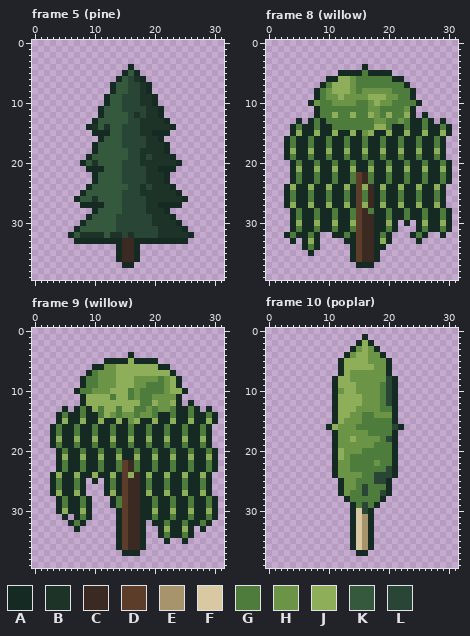
One commit to this pixel-art file: art/terrain/trees.aseprite. That is the earlier state.
32x40 pixels, 13 frames. Colours within 5 levels of each other are drawn and written as one. Shown: frame 5 (pine), frame 8 (willow), frame 9 (willow), frame 10 (poplar). The commit also changed other frames, which this record leaves out.
Palette (. is transparent): A #142a22  B #1e3328  C #3b2a22  D #5c3d2a  E #a8946c  F #d9c9a3  G #4e7c3d  H #6b9447  J #8fae5a  K #35593d  L #284536
And afterwards:
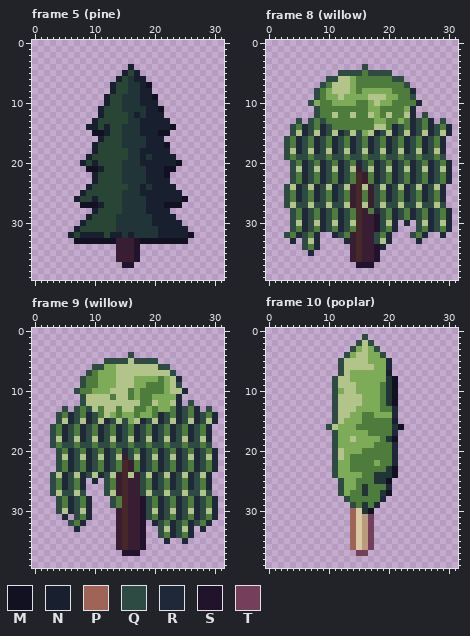
Colours new in this view: M #111122  N #181f2e  P #9f6357  Q #2d4a43  R #1f2838  S #22132c  T #733f5a
The exact change:
colour C: #3b2a22 -> #391d32
colour D: #5c3d2a -> #46282b
colour E: #a8946c -> #bc9a7d
colour H: #6b9447 -> #7eab58
colour J: #8fae5a -> #b2c489
colour K: #35593d -> #284536
colour L: #284536 -> #213538
Changed rows in their new state; - is a pixel that keeps its letter.
Frame 5 (pine):
first column x 6:
 4 ----------N----------
 5 ---------N-N---------
 6 --------N--NN--------
 7 -------N----NM-------
 8 -------N----NN-------
 9 ------N-----NNM------
10 ------N-----NNN------
11 -----N-------NNM-----
12 -----N-----N-NNN-----
13 ----N-------NNNNN----
14 ---NN-N-----NNNNNM---
15 ----MMN-----NNNMM----
16 -----N-------NNN-----
17 ----N--------NNNM----
18 ----N-------NNNNN----
19 ---N--------N-NNNN---
20 --N-N-------NNNNNNM--
21 ---MMN-------NNNMM---
22 ----N--------NNNM----
23 ----N--------NNNN----
24 ---N--------N-NNNN---
25 --N---------NNNNNNN--
26 -N--N--------NNNNNNM-
27 --MMMN-------NNNMMM--
28 ----N--------NNNN----
29 ---N----------NNNN---
30 --N-----------NNNNN--
31 -N-------------NNNNN-
32 N-NNNN-NN-N----NNNNNM
33 -MMMMMMMC--SMMMMMMMM-
34 --------C--S---------
35 --------C--S---------
36 --------C--S---------
37 ---------SS----------
Frame 8 (willow):
first column x 3:
 4 -------------Q--------------
 5 ---------QQQQ-QQQQ----------
 6 -------QQ---------QQ--------
 7 ------Q-------------Q-------
 8 -----Q---------------R------
 9 -----Q---------------Q------
10 ----Q-----------------R-----
11 -----Q---------------R------
12 -----Q---------------R-Q----
13 --Q-Q-Q--------------RQ-R-Q-
14 -Q-RQ-RQ----------RQ-RQ-RQ-R
15 -Q-RQ-RQ-RQ-Q--RQ-RQ-RQ-RQ-R
16 Q-RQ-RQ-RQ-RQ-RQ-RQ-RQ-RQ-R-
17 Q-RQ-RQ-RQ-RQ-RQ-RQ-RQ-RQ-R-
18 Q-RQ-RQ-RQ-RQ-RQ-RQ-RQ-RQ-R-
19 Q-QQ-QQ-QQ-QQ-QQ-QQ-QQ-QQ-Q-
20 -Q-RQ-RQ-RQ-RQ-RQ-RQ-RQ-RQ-R
21 -Q-RQ-RQ-RQ-CQ-RQ-RQ-RQ-RQ-R
22 -Q-RQ-RQ-RQ----RQ-RQ-RQ-RQ-R
23 -Q-RQ-RQ-RQ----RQ-RQ-RQ-RQ-R
24 Q-RQ-RQ-RQ-C---Q-RQ-RQ-RQ-R-
25 Q-RQ-RQ-RQ-C---Q-RQ-RQ-RQ-R-
26 Q-RQ-RQ-RQ-C---Q-RQ-RQ-RQ-R-
27 Q-QQ-QQ-QQ-C---Q-QQ-QQ-QQ-Q-
28 -Q-RQ-RQ-RQ----RQ-RQ-RQ-RQ-R
29 -Q-RQ-RQ-RQ----SQ-RQ-RQ-RQ-R
30 -Q-RQ-RQ-RQ----SQ-R-R-Q-RQ-R
31 -Q-RQ-RQ-RQ----SQ-R---Q-RQ-R
32 Q-RQ-R--RQ-C---Q-R---Q-R--R-
33 -R-Q-R----RC---Q-R----R-----
34 ---Q-R-----C---SR-----------
35 ----R------C---S------------
36 -----------C---S------------
37 ------------SSS-------------
Frame 9 (willow):
first column x 3:
 4 -------------Q--------------
 5 ---------QQQQ-QQQQ----------
 6 -------QQ---------QQ--------
 7 ------Q-------------Q-------
 8 -----Q---------------R------
 9 -----Q---------------Q------
10 ----Q-----------------R-----
11 -----Q---------------R------
12 -----Q---------------R-Q----
13 --Q-Q-Q--------------RQ-R-Q-
14 -Q-RQ-RQ----------RQ-RQ-RQ-R
15 -Q-RQ-RQ-RQ-Q--RQ-RQ-RQ-RQ-R
16 Q-RQ-RQ-RQ-RQ-RQ-RQ-RQ-RQ-R-
17 Q-RQ-RQ-RQ-RQ-RQ-RQ-RQ-RQ-R-
18 Q-RQ-RQ-RQ-RQ-RQ-RQ-RQ-RQ-R-
19 Q-QQ-QQ-QQ-QQ-QQ-QQ-QQ-QQ-Q-
20 -Q-RQ-RQ-RQ-RQ-RQ-RQ-RQ-RQ-R
21 -Q-RQ-RQ-RQ-CQ-RQ-RQ-RQ-RQ-R
22 -Q-RQ-RQ-RQ----RQ-RQ-RQ-RQ-R
23 -Q-RQ-RQ-RQ----RQ-RQ-RQ-RQ-R
24 Q-RQ-RQ-RQ-C---Q-RQ-RQ-RQ-R-
25 Q-RQ-R-R-Q-C---Q-RQ-RQ-RQ-R-
26 Q-RQ-R---Q-C---Q-RQ-RQ-RQ-R-
27 Q-QQ-Q---Q-C---Q-QQ-QQ-QQ-Q-
28 -Q-RQ-R---Q----SQ-RQ-RQ-RQ-R
29 -Q-RQ-R---Q----SQ-RQ-RQ-RQ-R
30 -Q-RQ-R----C---SQ-RQ-RQ-RQ-R
31 --R-Q-R----C---SQ-RQ-RQ-RQ-R
32 ---Q-R-----C---S-RQ-RQ-RQ-R-
33 ----R------C---S--Q-RQ-R-R--
34 -----------C---S--Q-RQ-R----
35 -----------C---S---R--R-----
36 -----------C---S------------
37 ------------SSS-------------
Frame 10 (poplar):
first column x 10:
 1 ------Q------
 2 -----Q-Q-----
 3 ----Q---Q----
 4 ---Q-----Q---
 5 --Q-------R--
 6 --Q-------R--
 7 --Q-------N--
 8 -Q---------M-
 9 -Q---------M-
10 -Q---------M-
11 -Q---------M-
12 -Q---------M-
13 -Q---------R-
14 -Q---------R-
15 -Q---------N-
16 Q-----------M
17 -Q---------R-
18 -Q---------M-
19 -Q---------R-
20 -Q---------R-
21 -Q---------R-
22 -Q---------R-
23 -Q---------M-
24 -Q---------M-
25 --Q-------M--
26 --Q-------R--
27 --Q-------M--
28 ---Q-----R---
29 ----Q---R----
30 ----P--M-----
31 ----P--T-----
32 ----P--T-----
33 ----P--T-----
34 ----P--T-----
35 ----P--T-----
36 ----P--T-----
37 -----TT------
